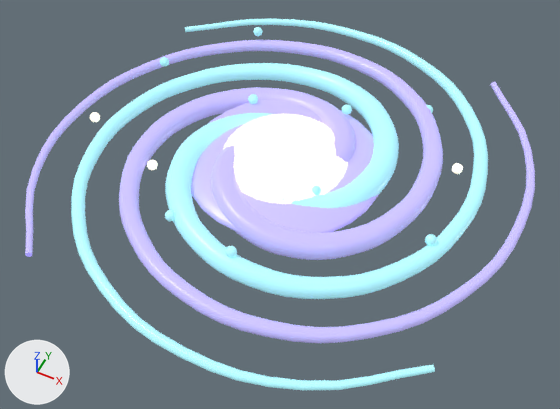
The glTF model assets/models/galaxy.glb: old version first, new version second.
The view is the same before and after, from a 50 mm lens placed at (3.09, -6.32, 7.31), pointed at (0.13, -0.4, -0.08). Lighting does not change. The marker at lower left points along +X, +Y and +Z. The older version comes first. Where no turn or scale is listed for an object, it has been applied to the vertices.

The older version as bpy lines, for what is in view:
```python
mat_galaxy_cyan = principled_material('Galaxy cyan')
mat_galaxy_cyan.base_color = (0.384, 0.835, 0.91)  # cyan #a7ecf5
mat_galaxy_cyan.roughness = 0.34
mat_galaxy_cyan.emission_color = (0.161, 0.351, 0.382)  # cyan #70a0a6
mat_galaxy_cyan.emission_strength = 1.0
mat_galaxy_violet = principled_material('Galaxy violet')
mat_galaxy_violet.base_color = (0.475, 0.427, 0.886)  # blue #b7aff2
mat_galaxy_violet.roughness = 0.36
mat_galaxy_violet.emission_color = (0.18, 0.162, 0.337)  # blue #76709d
mat_galaxy_violet.emission_strength = 1.0
me_sphere_050 = bpy.data.meshes.new('Sphere.050')
me_sphere_050.from_pydata(...)  # 590 vertices, 1160 faces; spans x -2.67..2.1, y -0.91..0.82, z -0.28..0.28
me_sphere_050.materials.append(mat_galaxy_core)  # pale yellow #fffae3, glowing pale yellow #e7e2ce
me_sphere_051 = bpy.data.meshes.new('Sphere.051')
me_sphere_051.from_pydata(...)  # 1690 vertices, 3336 faces; spans x -3.02..3.02, y -2.7..2.7, z -0.2..0.24
me_sphere_051.materials.append(mat_galaxy_violet)  # blue #b7aff2, glowing blue #76709d
me_spiral_arm_2 = bpy.data.meshes.new('spiral_arm_2')
me_spiral_arm_2.from_pydata(...)  # 1884 vertices, 3680 faces; spans x -2.7..2.7, y -3.02..3.02, z 0.0..0.46
me_spiral_arm_2.materials.append(mat_galaxy_cyan)  # cyan #a7ecf5, glowing cyan #70a0a6
ob_galaxy_galaxy_core = bpy.data.objects.new('galaxy_galaxy_core', me_sphere_050)
ob_galaxy_galaxy_core.location = (0.0, 0.0, 0.3)
ob_galaxy_galaxy_cyan = bpy.data.objects.new('galaxy_galaxy_cyan', me_spiral_arm_2)
ob_galaxy_galaxy_cyan.location = (0.0, 0.0, 0.0)
ob_galaxy_galaxy_violet = bpy.data.objects.new('galaxy_galaxy_violet', me_sphere_051)
ob_galaxy_galaxy_violet.location = (0.0, 0.0, 0.24)
```
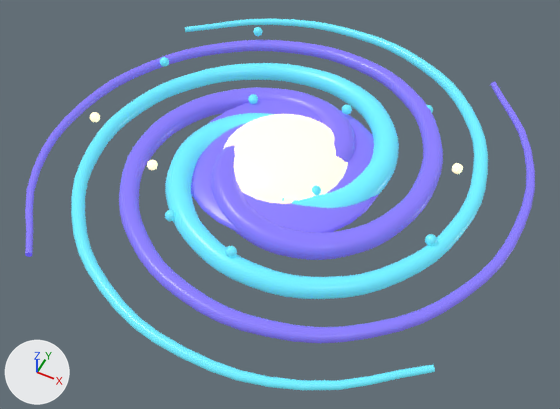
Changed parts and their boxes [x1, y1, x2, y2] in the pictures (560 x 409 px):
```json
{"object": "galaxy_galaxy_violet", "change": "recoloured", "before": [25, 40, 535, 343], "after": [25, 40, 535, 343], "on screen": "darker"}
{"object": "galaxy_galaxy_cyan", "change": "recoloured", "before": [71, 19, 488, 390], "after": [71, 19, 488, 390]}
```

Scene script edits in JSON lines:
```json
{"op": "set", "path": "mat_galaxy_cyan.base_color", "old": "(0.384, 0.835, 0.91)", "new": "(0.122, 0.665, 0.807)", "note": "cyan #a7ecf5 -> cyan #62d5e8"}
{"op": "set", "path": "mat_galaxy_cyan.emission_color", "old": "(0.161, 0.351, 0.382)", "new": "(0.0513, 0.279, 0.339)", "note": "cyan #70a0a6 -> cyan #40909d"}
{"op": "set", "path": "mat_galaxy_violet.base_color", "old": "(0.475, 0.427, 0.886)", "new": "(0.191, 0.153, 0.761)", "note": "blue #b7aff2 -> blue #796de2"}
{"op": "set", "path": "mat_galaxy_violet.emission_color", "old": "(0.18, 0.162, 0.337)", "new": "(0.0727, 0.0581, 0.289)", "note": "blue #76709d -> blue #4c4492"}
```
